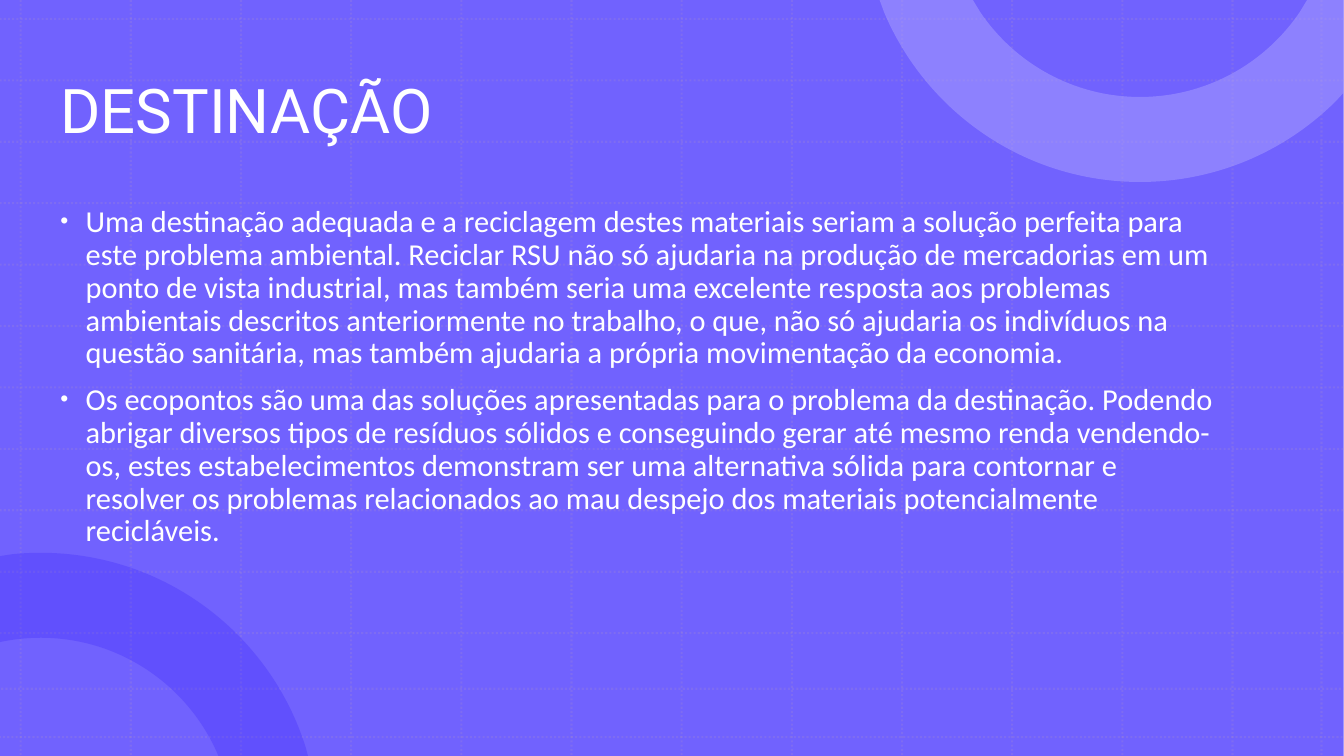
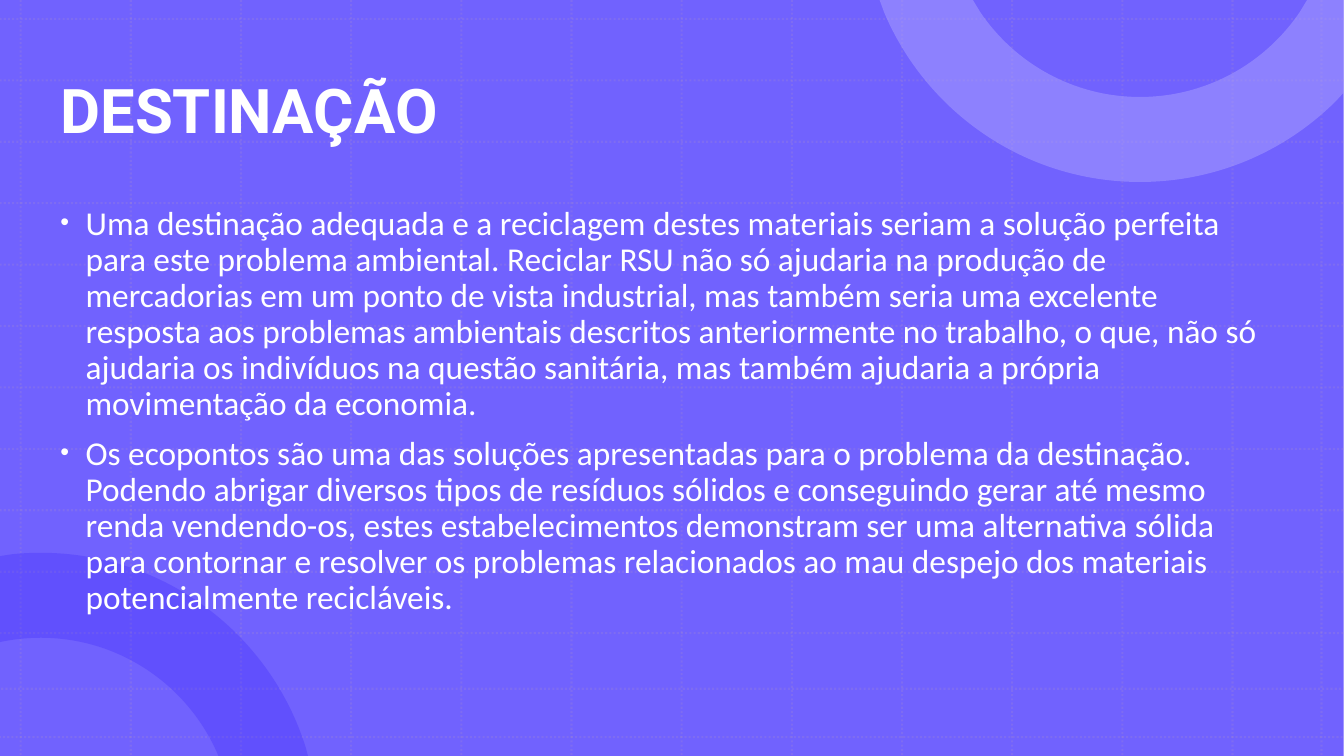
Before and after one commit to GabrielDSS0/ETEC-Coisas-Escolares, a slide deck: slide 7 of 1 etim ds 2022/EAMT/Trabalho Acadêmico/Relatório (a importância dos ecopontos)/A importância da separação dos recicláveis 3/Ecopontos - EAMT.pptx. Drawn at 1344x756 pixels with LibreOffice and Linux fonts; fonts in the diff are those of the drawing. Boxes give left, top, right and bottom in pixels: in the first picture for what was removed or moved away, otherwise in the second. Text is boxed around its words. In the diff, an @@ line names an element or a change of style, - is before the commit and + after.

```diff
--- a/1 etim ds 2022/EAMT/Trabalho Acadêmico/Relatório (a importância dos ecopontos)/A importância da separação dos recicláveis 3/Ecopontos - EAMT.pptx
+++ b/1 etim ds 2022/EAMT/Trabalho Acadêmico/Relatório (a importância dos ecopontos)/A importância da separação dos recicláveis 3/Ecopontos - EAMT.pptx
@@ title "DESTINAÇÃO" at box(60, 77, 437, 147): bold on @@
@@ text "Uma destinação adequada e a ..." at box(86, 212, 1257, 615): size 21.7 to 23.8 pt @@
```
Also in this commit, not shown: 27 other slides changed, 4 slides added, 1 other file.
